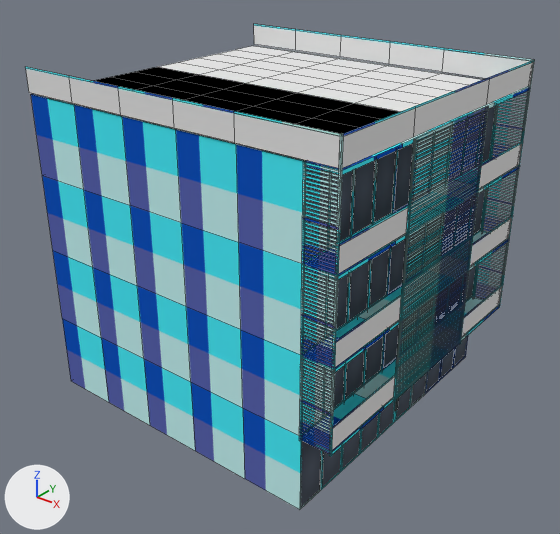
The Blender file Assets/Models/houses/house4/house4.blend: old version first, new version second.
Both versions are drawn from a 50 mm lens placed at (8.8, -13.12, 15.35), pointed at (-5.31, 4.52, 4.41). Every picture has the same lights, and +X, +Y and +Z are marked at lower left. Mesh edges are drawn as thin lines.

In view in the first picture: 'house4'.
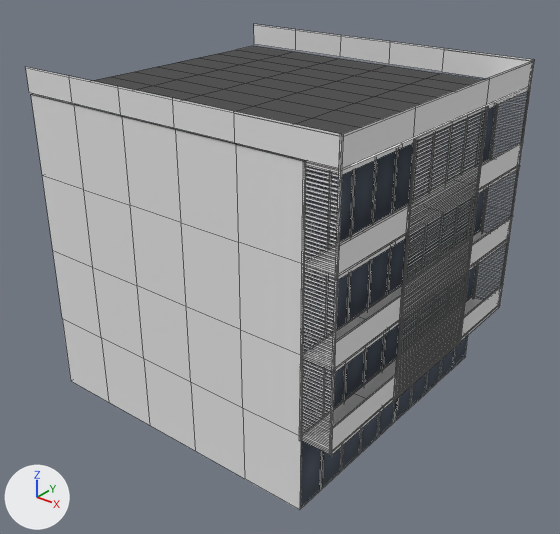
Pixel boxes [x1, y1, x2, y2] of what changed, in the pictures (560 x 534 px):
part 1 of me_cube, surface changed: [25, 24, 535, 510] in both

Edits to the bpy script that builds the scene:
```text
Change me_cube:
    used by ob_house4; location = (0.0, 0.0, 0.0); rotation_euler = (-1.571, -3.142, 0.0), in degrees (-90, -180, 0)
    remove me_cube.from_pydata(...)  # 1550 vertices, 788 faces; spans x -0.05..11.0, y 0.0..10.8, z -0.05..10.05
    add me_cube.from_pydata(...)  # 1550 vertices, 776 faces; spans x -0.05..11.0, y 0.0..10.8, z -0.05..10.05
    me_cube part 1: 717 kept faces spanning x -0.05..11.0, y 0.0..10.8, z -0.05..10.05 get new texture (UV) coordinates
```
